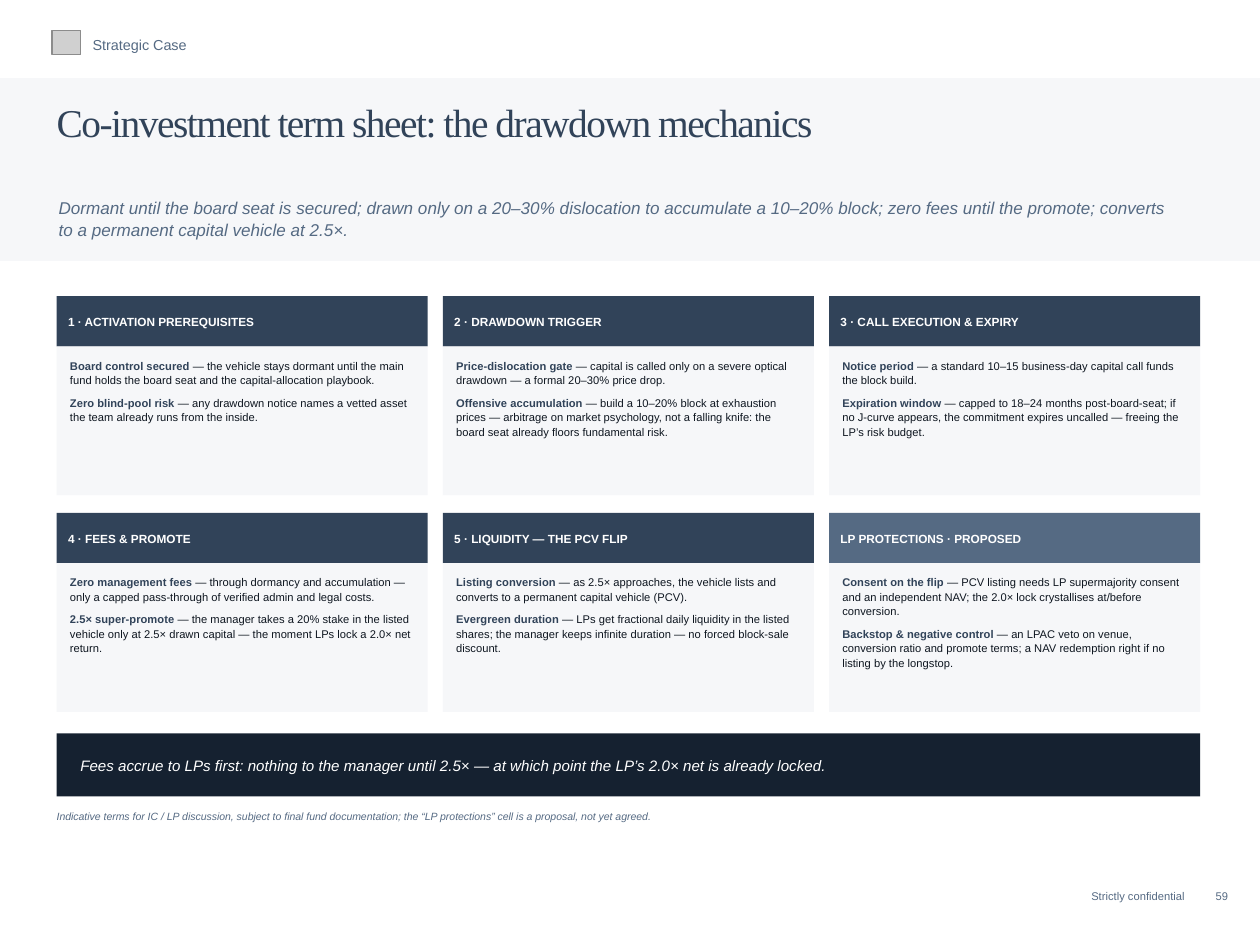
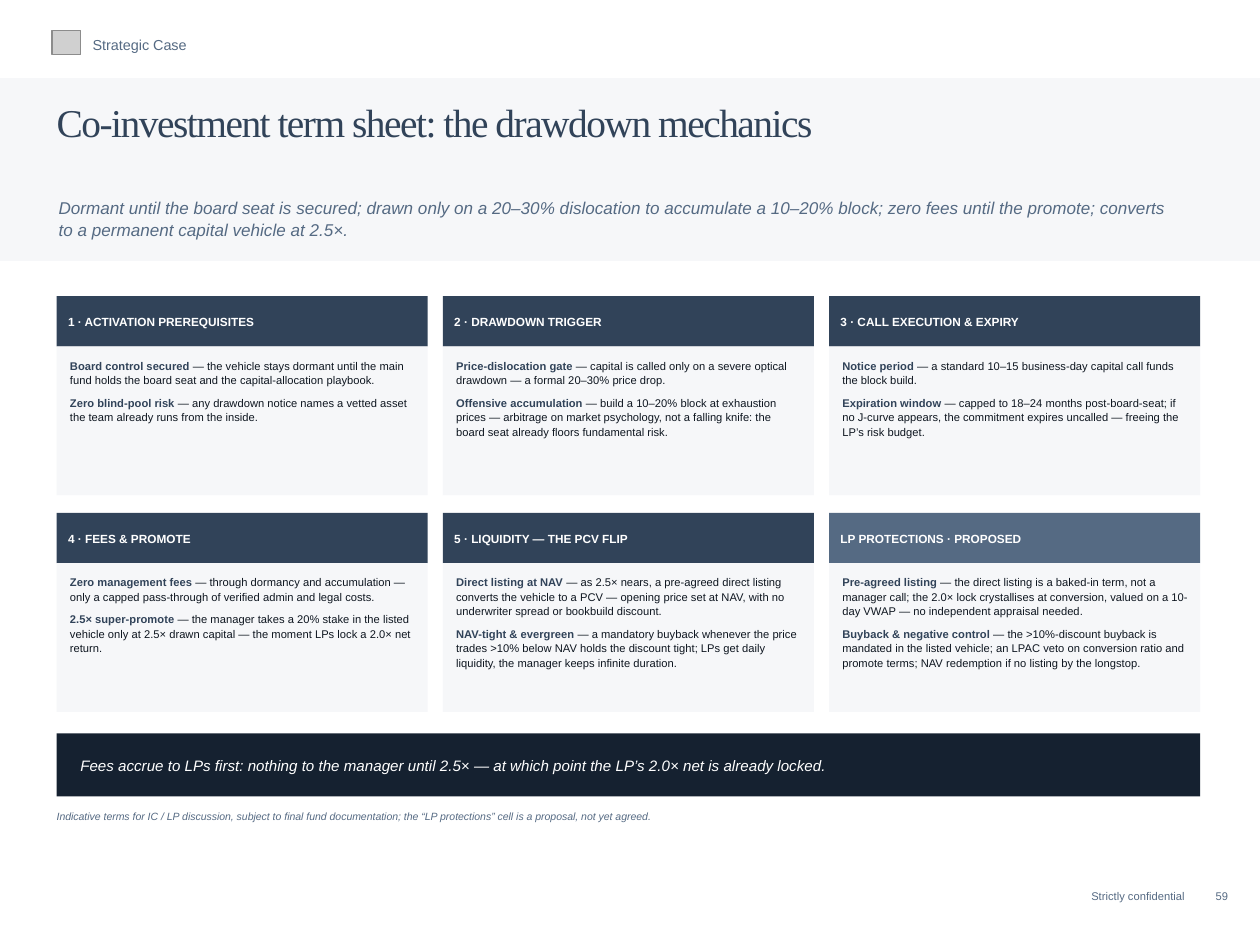
Before and after one commit to charette-lab/Claude, a slide deck: slide 62 of Athanase_Engaged_Ownership_Allocator_Deck.pptx. Drawn at 1260x945 pixels with LibreOffice and Linux fonts; fonts in the diff are those of the drawing; grey boxes stand for pictures. Boxes give left, top, right and bottom in pixels: in the first picture for what was removed or moved away, otherwise in the second. Text is boxed around its words. In the diff, an @@ line names an element or a change of style, - is before the commit and + after.

```diff
--- a/Athanase_Engaged_Ownership_Allocator_Deck.pptx
+++ b/Athanase_Engaged_Ownership_Allocator_Deck.pptx
@@ text at [456,578,797,669]: text changed @@
-Listing conversion — as 2.5× approaches, the vehicle lists and converts to a permanent capital vehicle (PCV).
-Evergreen duration — LPs get fractional daily liquidity in the listed shares; the manager keeps infinite duration — no forced block-sale discount.
+Direct listing at NAV — as 2.5× nears, a pre-agreed direct listing converts the vehicle to a PCV — opening price set at NAV, with no underwriter spread or bookbuild discount.
+NAV-tight & evergreen — a mandatory buyback whenever the price trades >10% below NAV holds the discount tight; LPs get daily liquidity, the manager keeps infinite duration.
@@ text at [842,578,1187,669]: text changed @@
-Consent on the flip — PCV listing needs LP supermajority consent and an independent NAV; the 2.0× lock crystallises at/before conversion.
-Backstop & negative control — an LPAC veto on venue, conversion ratio and promote terms; a NAV redemption right if no listing by the longstop.
+Pre-agreed listing — the direct listing is a baked-in term, not a manager call; the 2.0× lock crystallises at conversion, valued on a 10-day VWAP — no independent appraisal needed.
+Buyback & negative control — the >10%-discount buyback is mandated in the listed vehicle; an LPAC veto on conversion ratio and promote terms; NAV redemption if no listing by the longstop.
```
Also in this commit, not shown: 1 other file.
